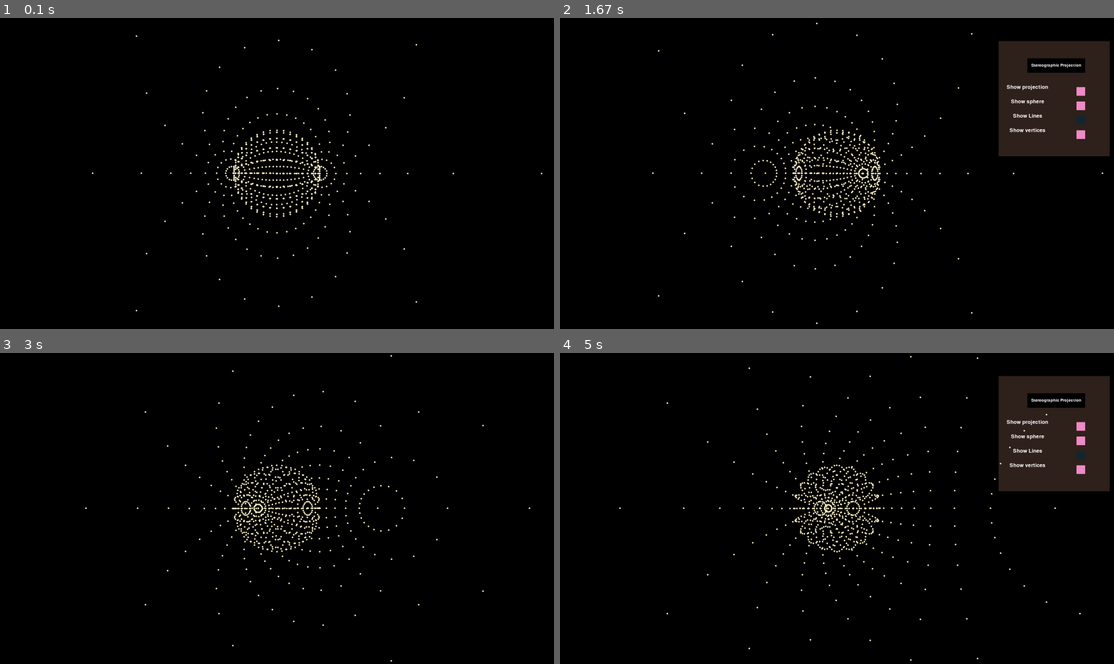
Above: before the commit, frames 1-4 (two rows, left to right).
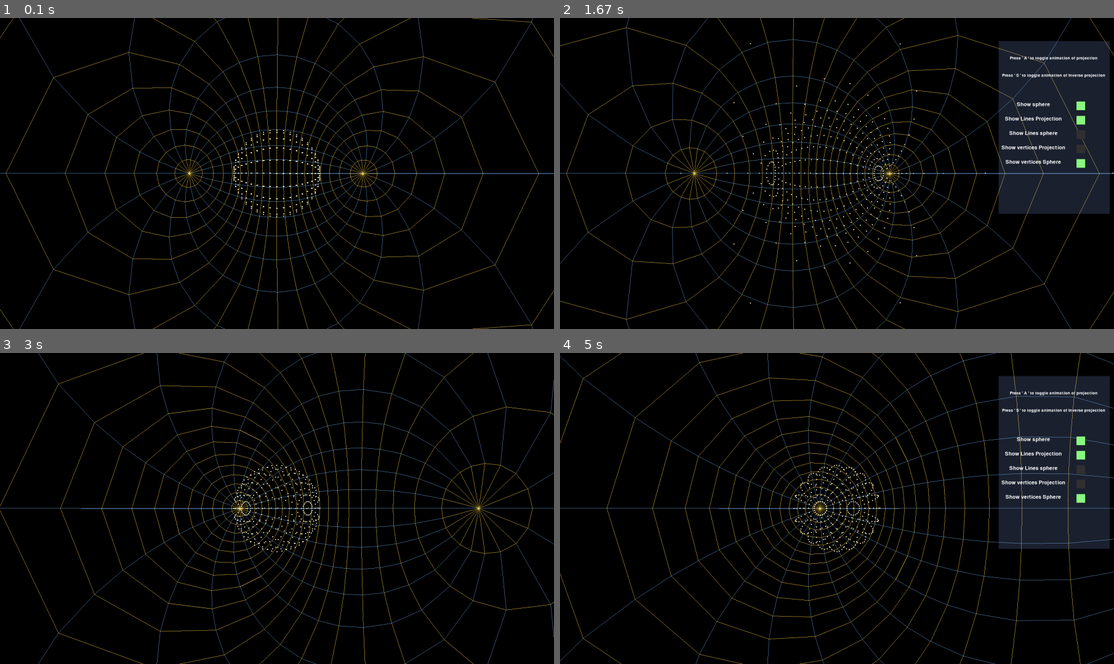
Above: after the commit, the same moments.

Repository: Josephbakulikira/Stereographic-projection-pygame
Game: pygame game, started from main.py
Two runs of this game, one before a commit and one after it. Both use one fixed random seed, a clock stepped at 60 frames per second and the inputs below.
Inputs (mouse positions are in pixels of both pictures, inside the frame that each line leads up to):
- Up to frame 1 (0.1 s): no input
- Up to frame 2 (1.67 s): tap Space at 0.33 s; hold A 0.67-1.2 s; hold S from 1.23 s (still down)
- Up to frame 3 (3 s): release S at 1.7 s; press the mouse at (520, 440) at 1.77 s; move the mouse to (349, 533) at 1.87 s; move the mouse to (182, 626) at 1.97 s; release the mouse at (182, 626) at 2 s; hold A 2.07-2.47 s; hold S 2.5-2.87 s; tap Space at 2.57 s
- Up to frame 4 (5 s): press the mouse at (1080, 440) at 3.43 s; move the mouse to (875, 421) at 3.53 s; move the mouse to (670, 402) at 3.63 s; release the mouse at (670, 402) at 3.67 s; press the mouse at (1080, 440) at 3.77 s; move the mouse to (892, 502) at 3.87 s; move the mouse to (704, 564) at 3.97 s; release the mouse at (704, 564) at 4 s; hold S 4.63-4.93 s; tap Space at 4.7 s; hold A from 4.97 s (still down)

The runs differ from the first frame. In frame 1, 6.4% of the frame differs, in the area x 0-100%, y 0-100%; in frame 2, 12%; in frame 3, 6.8%; in frame 4, 11%.

Commit message:
add inverse projection

Diff:
--- a/main.py
+++ b/main.py
@@ -26,7 +26,9 @@
 animation = 0
 showUI = False
 stereoButton = False
+inverseButton = False
 transitionAnimation = False
+sphere_is_projected = False
 
 run = True
 while run:
@@ -47,6 +49,12 @@
             if event.key == pygame.K_s:
                 transitionAnimation = True
                 animation = 0
+            if event.key == pygame.K_a:
+                animation = 0
+                stereoButton = not stereoButton
+            if event.key == pygame.K_s:
+                animation = 0
+                inverseButton = not inverseButton
         if event.type == pygame.MOUSEBUTTONUP:
             if event.button == 1:
                 mouseclicked = True
@@ -56,32 +64,39 @@
                           0], 0,  setting.width, 0, 2 * setting.PI)
 
     Render(polygons=sphereMesh, display=display,
-           theta=theta, setting=setting, animation=animation, stereo=True,
+           theta=theta, setting=setting, animation=animation,
            showSphere=ShowSphereButton.state, showStereo=ShowStereoButton.state,
-           showlines=showLines.state, showvertices=showVertices.state, transitionAnimation=transitionAnimation)
+           showlines=showLines.state, showvertices=showVertices.state, showSphereLines = showLinesSphere.state,
+           showVerticesSphere=showVerticesSphere.state,
+           stereo_button=stereoButton, inverse_button=inverseButton)
 
     if showUI:
         panel.Render(display)
-        StereographicButton.Render(display, mouseclicked, True)
+        StereographicButton.Render(display)
+        StereographicButtonInverse.Render(display)
 
-        ShowStereoButton.Render(display, mouseclicked)
+        # ShowStereoButton.Render(display, mouseclicked)
         ShowSphereButton.Render(display, mouseclicked)
         showLines.Render(display, mouseclicked)
         showVertices.Render(display, mouseclicked)
+        showVerticesSphere.Render(display, mouseclicked)
+        showLinesSphere.Render(display, mouseclicked)
 
-        showStereoText.Render(display)
+        # showStereoText.Render(display)
         showSphereText.Render(display)
         showLinesText.Render(display)
         showVerticesText.Render(display)
+        ShowVerticesSphereText.Render(display)
+        showLinesSphereText.Render(display)
 
-    stereoButton = StereographicButton.state
-    StereographicButton.state = False
 
     theta += 0.01
     animation += 0.02
     if animation > 1:
         animation = 1
         transitionAnimation = False
+
+    sphere_is_projected = True
     pygame.display.update()
 
 pygame.quit()
--- a/polygon.py
+++ b/polygon.py
@@ -4,3 +4,6 @@
 
     def getSize(self):
         return len(self.vertices)
+
+    def __repr__(self):
+        return f"polygon - [{self.vertices}]"
--- a/render.py
+++ b/render.py
@@ -3,8 +3,10 @@
 from polygon import Polygon
 import numpy as np
 
-
-def Render(polygons, display, theta, setting, animation=0, stereo=True, showSphere=True, showStereo=True, showlines=True, showvertices=True, transitionAnimation=False):
+def Render(polygons, display, theta, setting, animation=0,
+             showSphere=True, showStereo=True,
+            showlines=True, showvertices=True,showSphereLines=False, showVerticesSphere=False,
+             stereo_button=False, inverse_button=False):
 
     for polygon in polygons:
         previous_vertex = None
@@ -25,20 +27,26 @@
             # Stereographic projection
             projected_scale = sphere_scale//2
 
-            stereo_projection = StereographicProjection(
-                None, None, vertex, projected_scale)
+            stereo_projection = StereographicProjection(vertex, projected_scale)
 
             s_x = stereo_projection[0] + setting.width//2
             s_y = stereo_projection[1] + setting.height//2
 
+            # Here is how you can use the inverse Stereographic projection
+            # inverse_projection = InverseStereographicProject(Vertex(stereo_projection[0], stereo_projection[1], -1), projected_scale)
 
             # interpolation animation of sphere transition to projection
-            # enable the two lines bellow to see a cool transition
-            # x = Lerp(x, s_x, animation)
-            # y = Lerp(y, s_y, animation)
+            # transition animation sphere -> projection
+            if stereo_button:
+                x = Lerp(x, s_x, animation)
+                y = Lerp(y, s_y, animation)
+            #  transition animation projection -> sphere
+            if inverse_button:
+                s_x = Lerp(s_x, x, animation)
+                s_y = Lerp(s_y, y, animation)
 
 
-            if previous_vertex and showSphere and showlines :
+            if previous_vertex and showSphere and showSphereLines :
 
                 if index % 2:
                     pygame.draw.line(display, setting.blue,
@@ -51,16 +59,16 @@
 
                 if index % 2 == 0:
                     pygame.draw.line(display, setting.blue,
-                                    (s_x, s_y), previous_projection, 2)
+                                    (s_x, s_y), previous_projection, 1)
                 else:
                     pygame.draw.line(display, setting.yellow,
-                                     (s_x, s_y), previous_projection, 2)
+                                     (s_x, s_y), previous_projection, 1)
             previous_vertex = (x, y)
             previous_projection = (s_x, s_y)
 
             # draw projected vertices
             if showStereo and showvertices:
-                pygame.draw.circle(display, setting.color1, (s_x, s_y), 3)
+                pygame.draw.circle(display, setting.color1, (s_x, s_y), 2)
             # draw vertices
-            if showSphere and showvertices:
-                pygame.draw.circle(display, setting.color1, (x, y), 3)
+            if showSphere and showVerticesSphere:
+                pygame.draw.circle(display, setting.color1, (x, y), 2)
--- a/setup.py
+++ b/setup.py
@@ -1,34 +1,62 @@
 from ui import *
+from setting import Setting
+s = Setting()
+
+panel = Panel()
+panel.h = 600
+
+StereographicButton = TextUI("Press ' A ' to toggle animation of projection  ", (s.width-300, 140), (255, 255, 255))
 
 
-panel = Panel()
-
-StereographicButton = Button("Stereographic Projection")
 ShowStereoButton = ToggleButton()
 ShowStereoButton.state = True
 ShowStereoButton.position = (
     StereographicButton.position[0] + 170, StereographicButton.position[1]+100)
 showStereoText = TextUI(
-    "Show projection", (StereographicButton.position[0], StereographicButton.position[1]+100), (255, 255, 255))
+    "Show projection", (StereographicButton.position[0]+20, StereographicButton.position[1]+100+10), (255, 255, 255))
+
 
 ShowSphereButton = ToggleButton()
 ShowSphereButton.state = True
 ShowSphereButton.position = (
     StereographicButton.position[0] + 170, StereographicButton.position[1]+150)
 showSphereText = TextUI(
-    "Show sphere", (StereographicButton.position[0], StereographicButton.position[1]+150), (255, 255, 255))
+    "Show sphere", (StereographicButton.position[0]+20, StereographicButton.position[1]+150+10), (255, 255, 255))
 
 
 showLines = ToggleButton()
-showLines.state = False
+showLinesSphere = ToggleButton()
+
+showLines.state = True
+showLinesSphere.state = False
+
 showLines.position = (
     StereographicButton.position[0] + 170, StereographicButton.position[1]+200)
+showLinesSphere.position = (
+    StereographicButton.position[0] + 170, StereographicButton.position[1]+250)
+
 showLinesText = TextUI(
-    "Show Lines", (StereographicButton.position[0], StereographicButton.position[1]+200), (255, 255, 255))
+    "Show Lines Projection", (StereographicButton.position[0]+20, StereographicButton.position[1]+200+10), (255, 255, 255))
+showLinesSphereText = TextUI(
+    "Show Lines sphere", (StereographicButton.position[0]+20, StereographicButton.position[1]+250+10), (255, 255, 255))
 
 showVertices = ToggleButton()
-showVertices.state = True
+showVerticesSphere = ToggleButton()
+
+showVertices.state = False
+showVerticesSphere.state = True
+
 showVertices.position = (
-    StereographicButton.position[0] + 170, StereographicButton.position[1]+250)
+    StereographicButton.position[0] + 170, StereographicButton.position[1]+300)
+showVerticesSphere.position = (
+    StereographicButton.position[0] + 170, StereographicButton.position[1]+350)
+
 showVerticesText = TextUI(
-    "Show vertices", (StereographicButton.position[0], StereographicButton.position[1]+250), (255, 255, 255))
+    "Show vertices Projection", (StereographicButton.position[0]+20, StereographicButton.position[1]+300+10), (255, 255, 255))
+ShowVerticesSphereText = TextUI(
+    "Show vertices Sphere", (StereographicButton.position[0]+20, StereographicButton.position[1]+350+10), (255, 255, 255))
+
+StereographicButton.position = (StereographicButton.position[0]+95, StereographicButton.position[1])
+StereographicButton.fontSize = 14
+StereographicButtonInverse = TextUI("Press ' S ' to toggle animation of Inverse projection  ", (StereographicButton.position[0], 200), (255, 255, 255))
+StereographicButtonInverse.fontSize = 14
--- a/ui.py
+++ b/ui.py
@@ -54,7 +54,7 @@
         screen.blit(text, textRect)
 
 class Panel:
-    def __init__(self, position = (width-400, 80), w= 385, h= 400, color=(248, 177, 149), alpha=50):
+    def __init__(self, position = (width-400, 80), w= 385, h= 400, color=(148, 177, 249), alpha=50):
         self.position = position
         self.w = w
         self.h = h
@@ -69,7 +69,7 @@
         #pygame.draw.rect(screen, self.color, pygame.Rect(self.position[0], self.position[1], self.w, self.h))
 
 class ToggleButton:
-    def __init__(self, position= ((width-200, 400)), w = 30, h=30, state=False, color=(20, 40, 50), activeColor=(240, 140, 200)):
+    def __init__(self, position= ((width-200, 400)), w = 30, h=30, state=False, color=(50, 50, 50), activeColor=(140, 250,130)):
         self.position = position
         self.w = w
         self.h = h
--- a/utils.py
+++ b/utils.py
@@ -4,29 +4,34 @@
 import math
 import numpy as np
 
+
 def xRot(theta):
     return np.array([
-    [1, 0, 0],
-    [0, math.cos(theta), -math.sin(theta)],
-    [0, math.sin(theta), math.cos(theta)]
+        [1, 0, 0],
+        [0, math.cos(theta), -math.sin(theta)],
+        [0, math.sin(theta), math.cos(theta)]
     ])
+
 
 def yRot(theta):
     return np.array([
-    [math.cos(theta), 0, math.sin(theta)],
-    [0, 1, 0],
-    [-math.sin(theta), 0, math.cos(theta)]
+        [math.cos(theta), 0, math.sin(theta)],
+        [0, 1, 0],
+        [-math.sin(theta), 0, math.cos(theta)]
     ])
+
 
 def zRot(theta):
     return np.array([
-    [math.cos(theta), -math.sin(theta), 0],
-    [math.sin(theta), math.cos(theta), 0],
-    [0, 0, 1]
+        [math.cos(theta), -math.sin(theta), 0],
+        [math.sin(theta), math.cos(theta), 0],
+        [0, 0, 1]
     ])
+
 
 def MatrixToVertex(mat):
     return Vertex(mat[0][0], mat[1][0], mat[2][0])
+
 
 def GenerateUVSphere(n, k):
     vertices = []
@@ -52,7 +57,7 @@
     for i in range(n):
         # North polygons
         index_0 = i + 1
-        index_1 = ( i + 1) % n + 1
+        index_1 = (i + 1) % n + 1
         North = Polygon()
         North.vertices.append(north_pole)
         North.vertices.append(vertices[index_0])
@@ -84,19 +89,26 @@
 
             polygons.append(quad)
 
-
     return polygons
 
-def StereographicProjection(N, S, vertex, scale=1):
-    if vertex.z == 0:
-        return (vertex.x, vertex.y)
-    x =  vertex.x/(1-vertex.z)
-    y =  vertex.y/(1-vertex.z)
 
+def StereographicProjection(vertex, scale=1):
+    x = 2 * vertex.x/(1-vertex.z)
+    y = 2 * vertex.y/(1-vertex.z)
     return (x * scale, y * scale)
+
+
+def InverseStereographicProject(vertex, scale):
+    x = (4 * vertex.x) / (vertex.x ** 2 + vertex.y ** 2 + 4)
+    y = (4 * vertex.y) / (vertex.x ** 2 + vertex.y ** 2 + 4)
+    z = (vertex.x ** 2 + vertex.y ** 2 - 4) / (vertex.x ** 2 + vertex.y ** 2 + 4)
+
+    return (x/scale, y/scale, z)
+
 
 def Lerp(a, b, t):
     return a + (b - a) * t
+
 
 def EaseInOut(t):
     if t <= 0.5:
